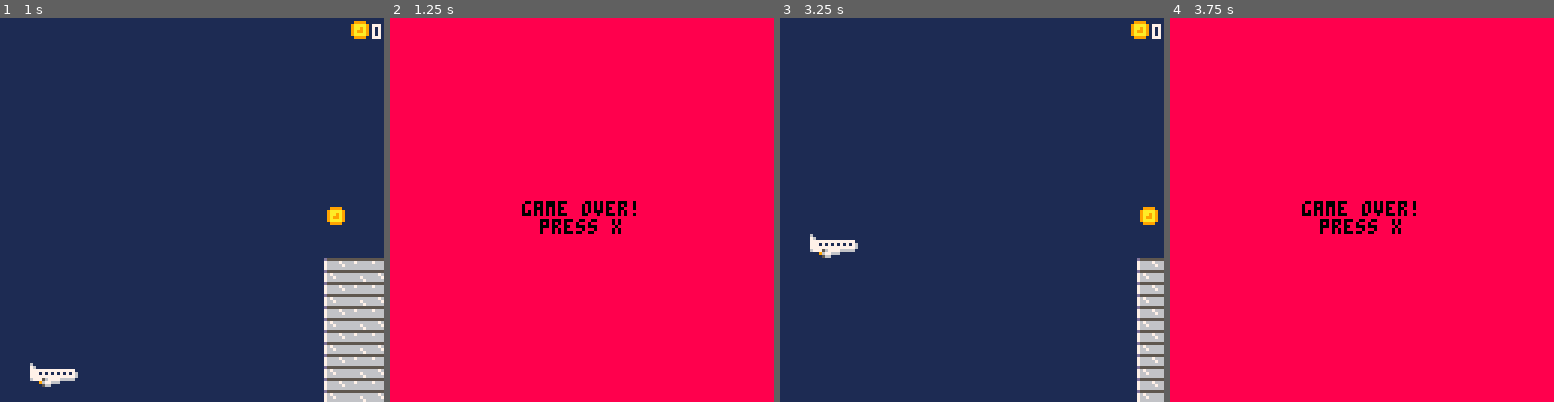
Above: before the commit, frames 1-4 (left to right).
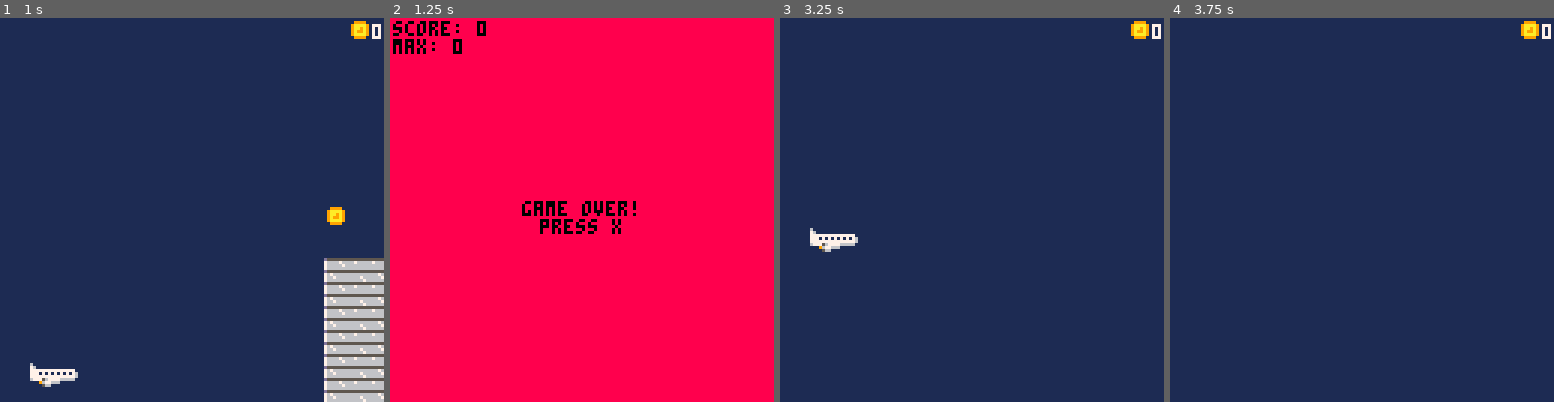
Above: after the commit, the same moments.

Repository: dewil-official/pico8-d8-console
Game: PICO-8 cartridge flappyplane.p8
Two runs of this game, one before a commit and one after it. Both use one fixed random seed, a clock stepped at 60 frames per second and the inputs below.
Inputs:
- Up to frame 1 (1 s): tap X (X key) at 0.33 s
- Up to frame 2 (1.25 s): tap X (X key) at 1.07 s
- Up to frame 3 (3.25 s): tap X (X key) at 1.85, 2.97 s; hold Up 2.15-2.42 s
- Up to frame 4 (3.75 s): no input

Frame 1 is identical in both runs. In frame 2, 0.7% of the frame differs, in the area x 0-25%, y 0-10%; in frame 3, 3.3%; in frame 4, 100%, in the area x 0-100%, y 0-100%.

Commit message:
Added Highscore System
- Added Highscore System
- Added Variable to switch planes

Diff:
--- a/flappyplane.p8
+++ b/flappyplane.p8
@@ -5,13 +5,15 @@
 -- persistant variables
 
 gamestate = 0 // 0=menu,1=ingame,2=gameover
+ticks = 0
 height = 64
 acc = 0
 towers = {}
 clouds = {}
-ticks = 0
+coins = {}
 score = 0
-coins = {}
+highscore = 0
+plane = 0
 
 -- main functions
 
@@ -30,7 +32,7 @@
 	if(gamestate==1)then
 		-- main ingame updates
 		checkdeath()
- 	jump()
+ 	controls()
  	updatetowers()
  	updateclouds()
  	updatecoins()
@@ -41,7 +43,7 @@
  	menu()
  elseif(gamestate==2)then
  	if(btn(5)) then
- 		run()
+ 		reset()
  	end
  	ticks += 1
  end
@@ -149,6 +151,8 @@
 	else
 		print('game over!',44,61,0)
 	end
+	print('score: '..score,1,1,0)
+	print('max: '..highscore,1,7,0)
 end
 
 -- update functions
@@ -159,11 +163,18 @@
 	end
 end
 
-function jump()
-	if (btnp(2)) then
-		sfx(0)
-		acc = -5
-		height += 2
+function controls()
+	if (plane == 0) then
+		if (btn(2)) then
+			acc = -2
+		end
+	end
+	if (plane == 1) then
+		if (btnp(2)) then
+ 		sfx(0)
+ 		acc = -5
+ 		height += 2
+		end
 	end
 end
 
@@ -351,7 +362,20 @@
 end
 
 function highscorecheck()
-
+	if (highscore<score) then
+		highscore = score
+	end
+end
+
+function reset()
+	score = 0
+	coins = {}
+	towers = {}
+	clouds = {}
+	ticks = 0
+	gamestate = 0
+	height = 64
+	acc = 0
 end
 
 -- helper functions
--- a/menu.p8
+++ b/menu.p8
@@ -3,5 +3,5 @@
 __lua__
 -- memory test: 😐
 cartdata('d8_users')
-dset(1,5)
-print(dget(1))
+dset(0,a)
+print(dget(0))
